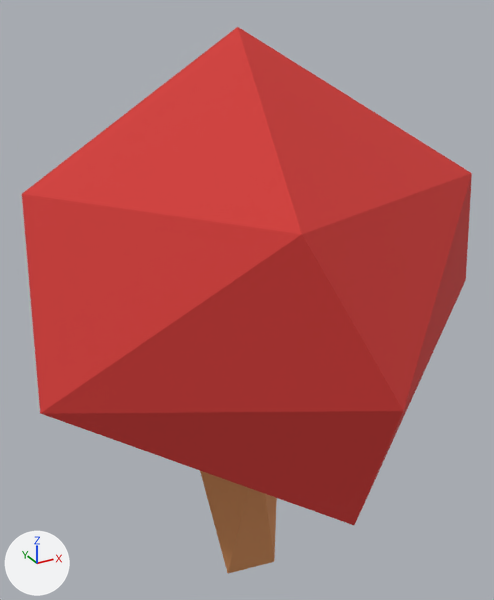
The COLLADA model src/objects/world_3_brush_2.dae, before and after one commit.
Before and after are seen from a 50 mm lens placed at (-0.236, -0.428, 0.481), pointed at (0.005, 0.011, 0.261). Arrows for +X, +Y and +Z are at lower left; the lights stay in place. Where no turn or scale is listed for an object, it has been applied to the vertices.

Before the edit, the objects in view are built like this:
```python
mat_world_3_tree_base_001 = principled_material('world_3_tree_base_001')
mat_world_3_tree_base_001.base_color = (0.644, 0.272, 0.102)  # orange #d28e5a
mat_world_3_tree_base_001.roughness = 0.9
mat_world_3_tree_leaves_001 = principled_material('world_3_tree_leaves_001')
mat_world_3_tree_leaves_001.base_color = (0.668, 0.0424, 0.0369)  # red #d53a36
mat_world_3_tree_leaves_001.roughness = 0.9
me_icosphere_000 = bpy.data.meshes.new('Icosphere.000')
me_icosphere_000.from_pydata(...)  # 7 vertices, 7 faces; spans x -0.0449..0.0363, y -0.0282..0.0434, z -0.0001..0.1487
me_icosphere_000.materials.append(mat_world_3_tree_base_001)  # orange #d28e5a
me_icosphere_002 = bpy.data.meshes.new('Icosphere.002')
me_icosphere_002.from_pydata(...)  # 15 vertices, 26 faces; spans x -0.176..0.173, y -0.184..0.184, z 0.092..0.465
me_icosphere_002.materials.append(mat_world_3_tree_leaves_001)  # red #d53a36
ob_world_3_brush_2_base = bpy.data.objects.new('world_3_brush_2_base', me_icosphere_000)
ob_world_3_brush_2_base.location = (0.0, 0.0, 0.0)
ob_world_3_brush_2_leaves = bpy.data.objects.new('world_3_brush_2_leaves', me_icosphere_002)
ob_world_3_brush_2_leaves.location = (0.0, 0.0, 0.0)
```
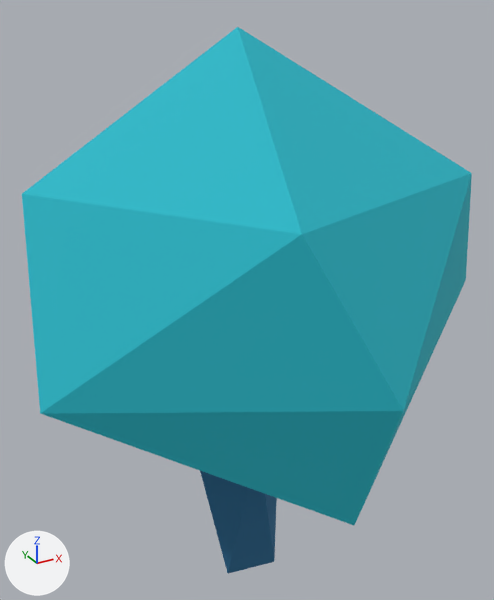
What the commit changed:
Material 'world_3_tree_leaves_001' (mat_world_3_tree_leaves_001) changes colour from red #d53a36 to cyan #25bccc; in linear values from (0.668, 0.0424, 0.0369) to (0.0185, 0.501, 0.606).
Material 'world_3_tree_base_001' (mat_world_3_tree_base_001) changes colour from orange #d28e5a to blue #296b94; in linear values from (0.644, 0.272, 0.102) to (0.0225, 0.148, 0.298).

Location of each change, [x1, y1, x2, y2] in pixels of the pictures (494 x 600 px):
'world_3_brush_2_leaves', recoloured (red to cyan)
    both: [22, 27, 472, 525]
'world_3_brush_2_base', recoloured
    both: [200, 471, 277, 573]
